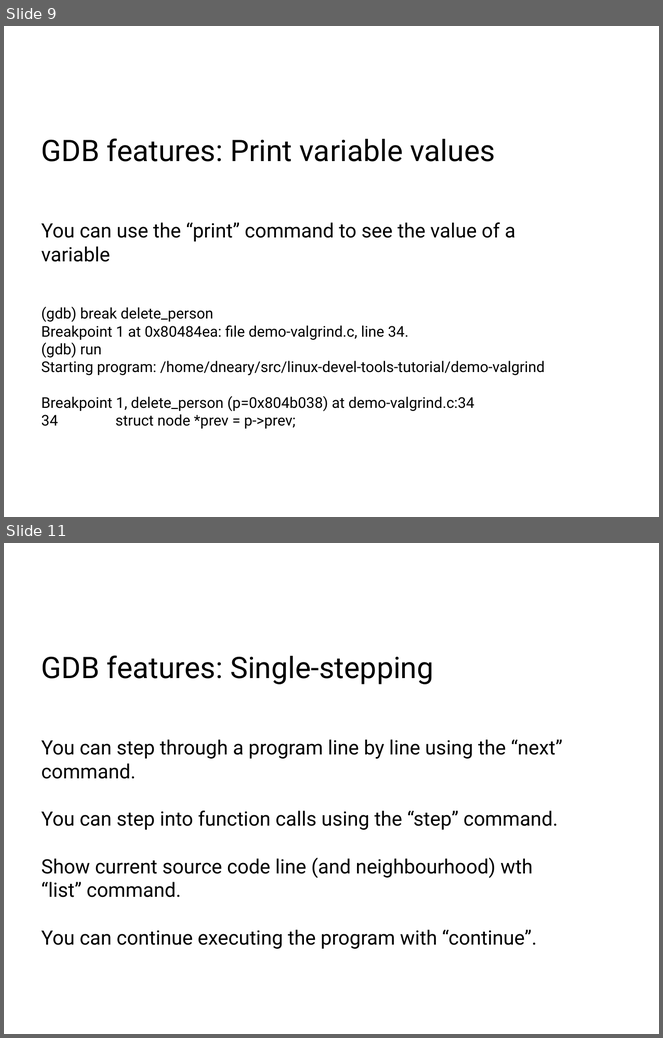
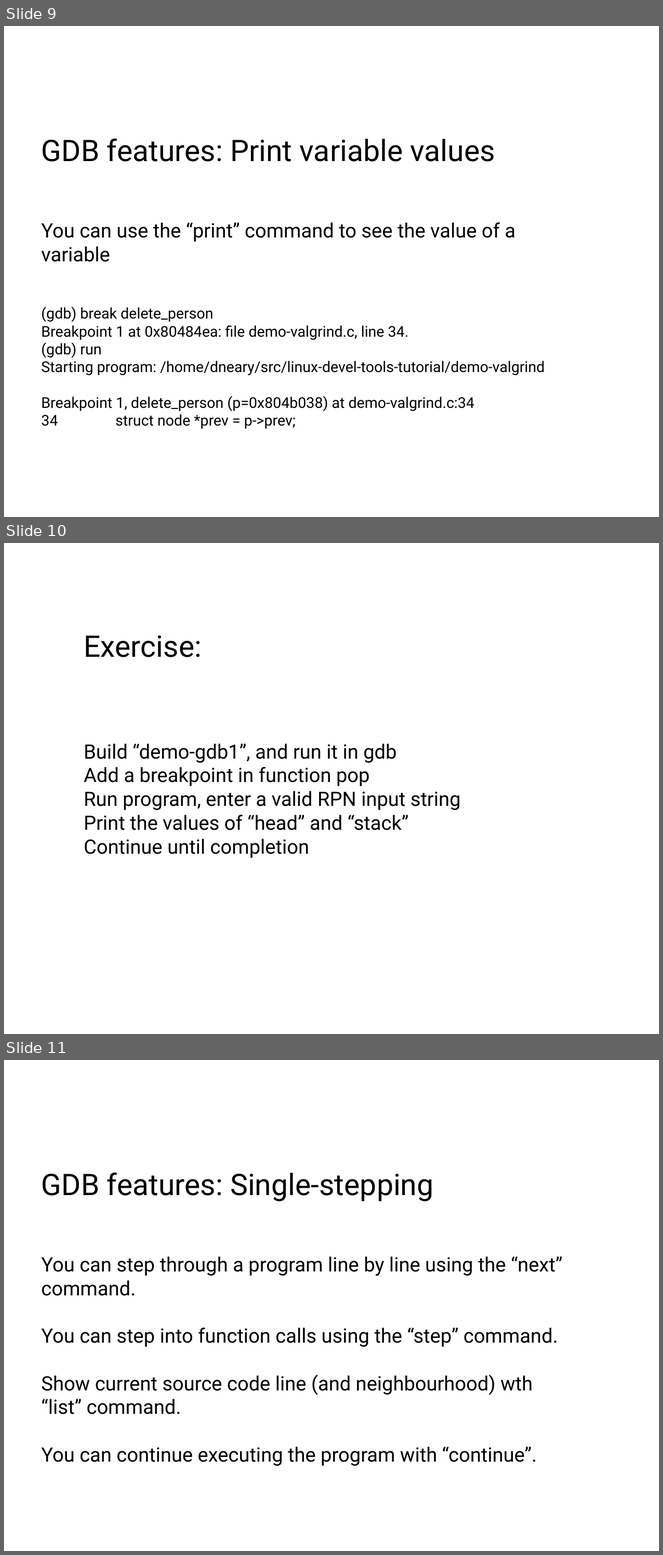
Before and after one commit to dneary/linux-devel-tools-tutorial, a slide deck: Linux Devtools.odp. Shown one above the other, each under a label of ours: slides 9 and 11 before the commit, slides 9, 10 and 11 after it; the slides between them are not shown. The pictures are 663x1038 and 663x1555 pixels, drawn with LibreOffice and Linux fonts; fonts in the diff are those of the drawing. Boxes give left, top, right and bottom in pixels: in the first picture for what was removed or moved away, otherwise in the second. Text is boxed around its words. In the diff, an @@ line names an element or a change of style, - is before the commit and + after.

Commit message:
Add kcachegrind test, and a profiling exercise

```diff
--- a/Linux Devtools.odp
+++ b/Linux Devtools.odp
@@ slide 10 added at (x1=4, y1=543, x2=659, y2=1034), background #FFFFFF @@
@@ text added at (x1=84, y1=636, x2=202, y2=657), 36 pt, text #000000 @@
+Exercise:
@@ text added at (x1=84, y1=744, x2=461, y2=858), 24 pt, text #000000 @@
+Build “demo-gdb1”, and run it in gdb
+Add a breakpoint in function pop
+Run program, enter a valid RPN input string
+Print the values of “head” and “stack”
+Continue until completion
```
Also in this commit, not shown: 2 slides changed, 10 other slides added, 1 slide removed, 2 other files.
